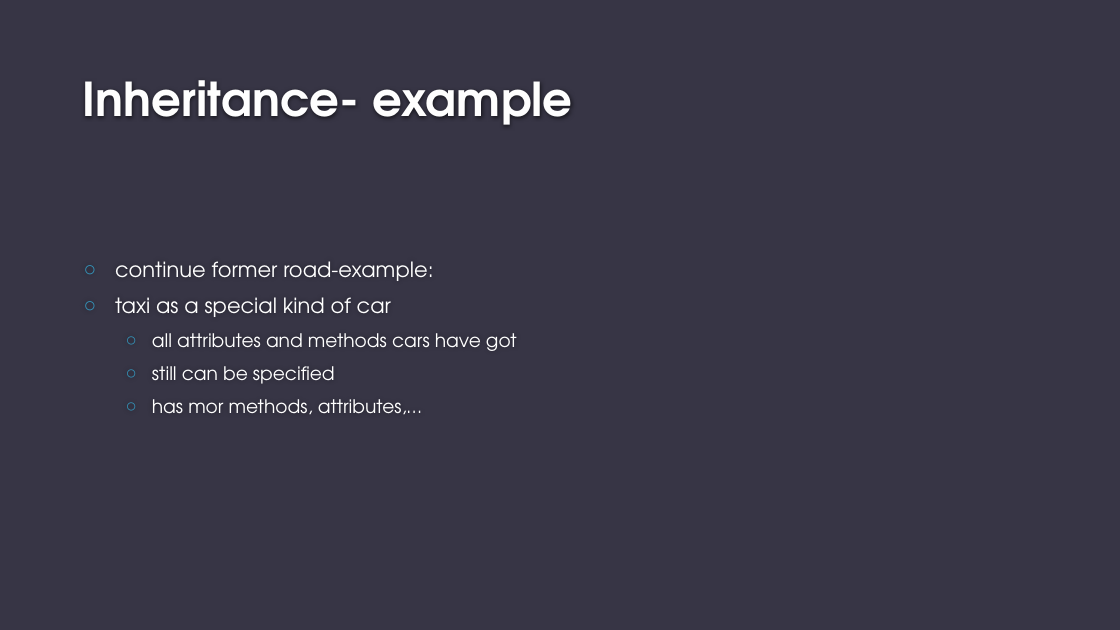
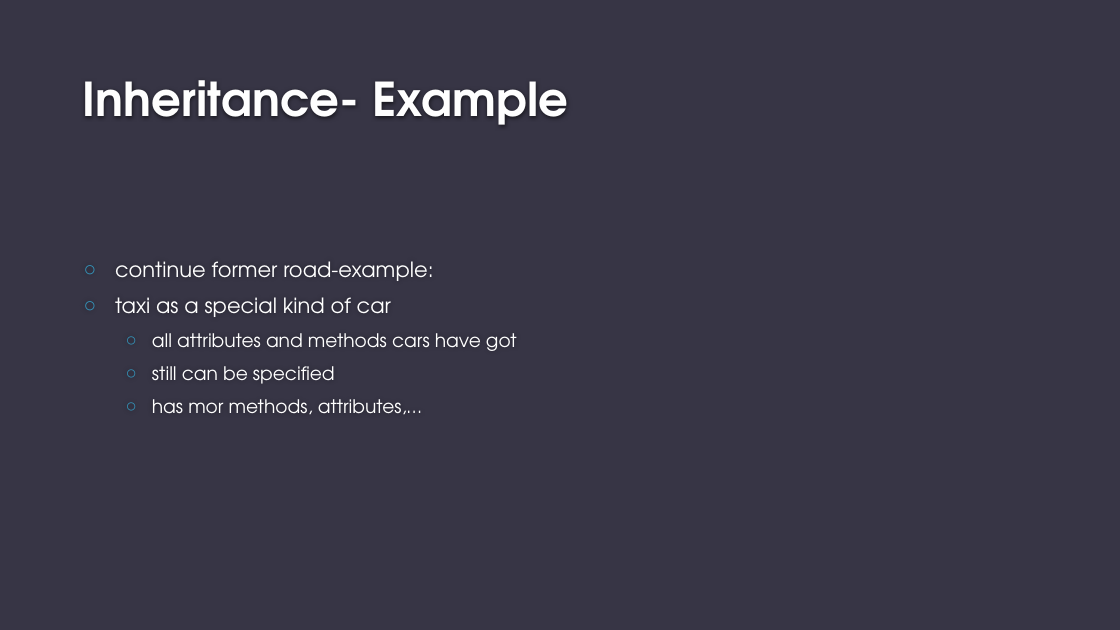
Before and after one commit to eliaruehle/py_course, a slide deck: slide 12 of presentations/LESSON_4.pptx. Drawn at 1120x630 pixels with LibreOffice and Linux fonts; fonts in the diff are those of the drawing; background and template pictures are left out. Boxes give left, top, right and bottom in pixels: in the first picture for what was removed or moved away, otherwise in the second. Text is boxed around its words. In the diff, an @@ line names an element or a change of style, - is before the commit and + after.

```diff
--- a/presentations/LESSON_4.pptx
+++ b/presentations/LESSON_4.pptx
@@ title at (x1=83, y1=80, x2=568, y2=125): text changed @@
-Inheritance- example
+Inheritance- Example
```
Also in this commit, not shown: 8 other slides changed.
